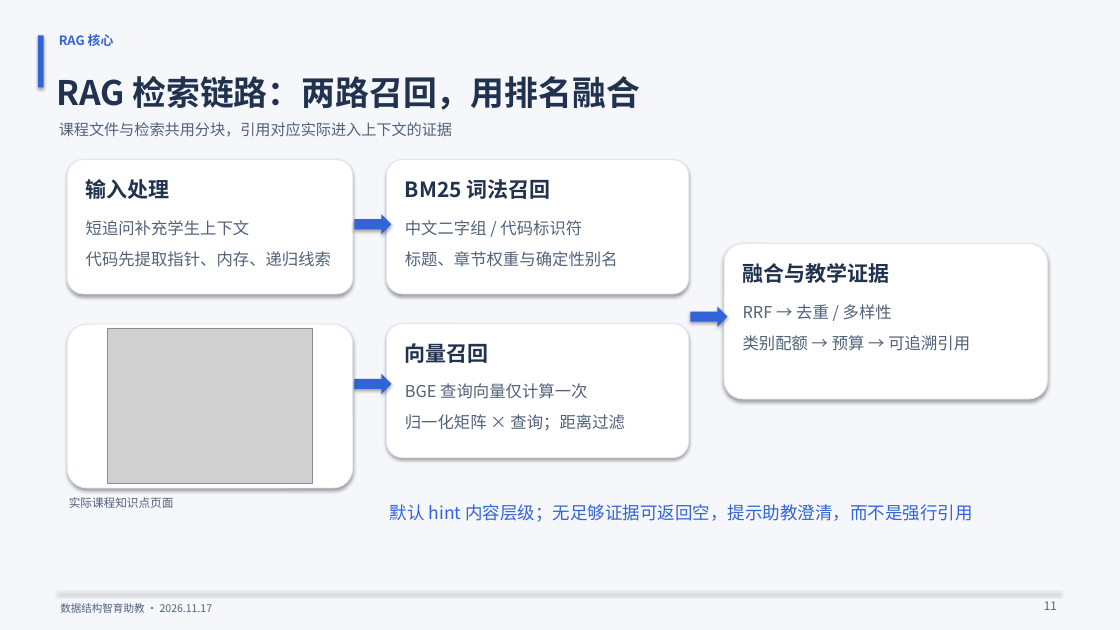
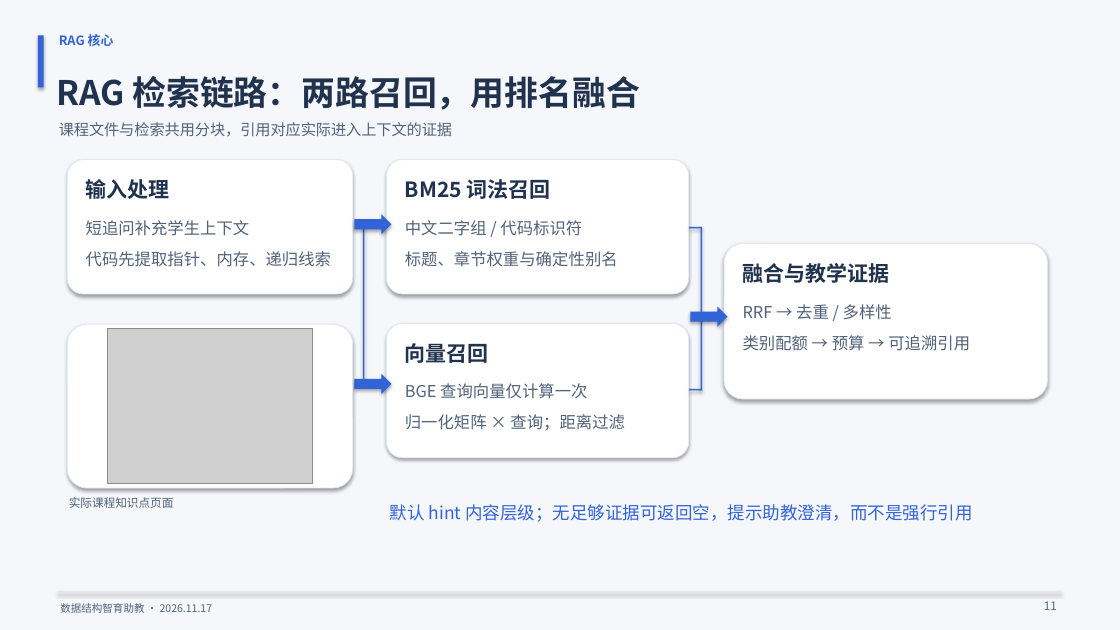
Before and after one commit to Liqingqing001/Heuristic-agent, a slide deck: slide 11 of docs/reports/2026-11-17/output/Zhiyu_Stage_Report_2026-11-17.pptx. Drawn at 1120x630 pixels with LibreOffice and Linux fonts; fonts in the diff are those of the drawing; grey boxes stand for pictures. Boxes give left, top, right and bottom in pixels: in the first picture for what was removed or moved away, otherwise in the second. Text is boxed around its words. In the diff, an @@ line names an element or a change of style, - is before the commit and + after.

```diff
--- a/docs/reports/2026-11-17/output/Zhiyu_Stage_Report_2026-11-17.pptx
+++ b/docs/reports/2026-11-17/output/Zhiyu_Stage_Report_2026-11-17.pptx
@@ rectangle added at <box>363,224,365,384</box>, fill #3264D8 @@
@@ rectangle added at <box>689,227,702,229</box>, fill #3264D8 @@
@@ rectangle added at <box>701,227,702,391</box>, fill #3264D8 @@
@@ rectangle added at <box>689,389,702,391</box>, fill #3264D8 @@
```
Also in this commit, not shown: 3 other slides changed, 28 other files.
